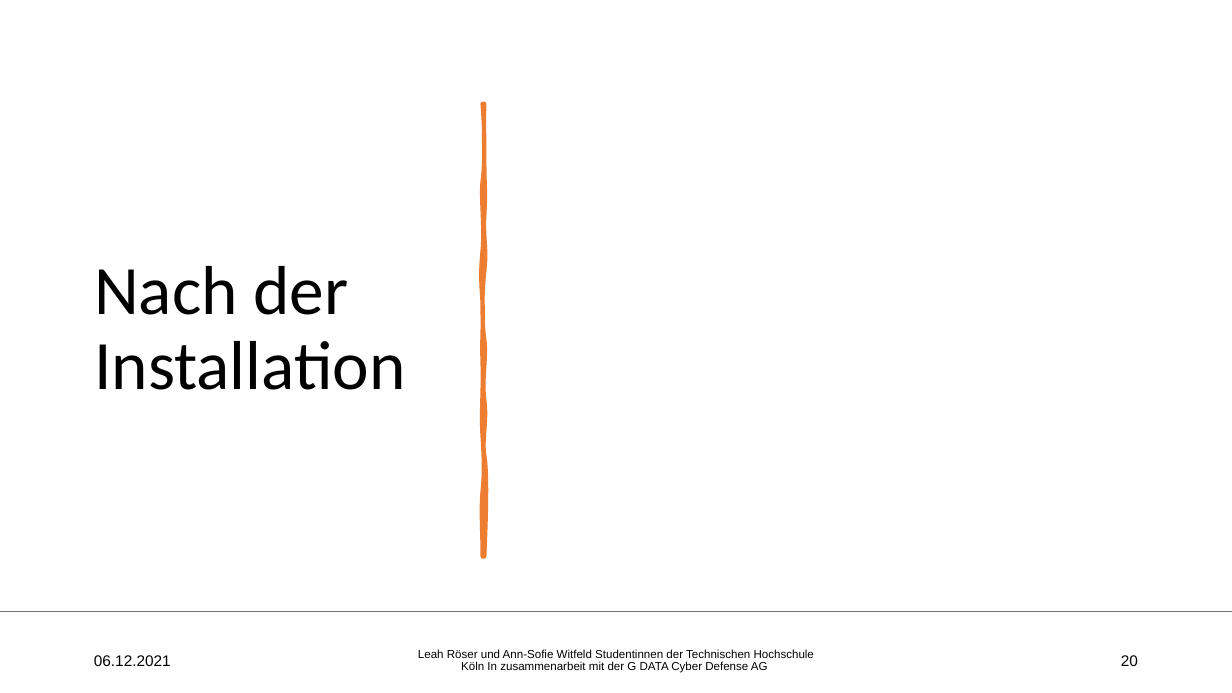
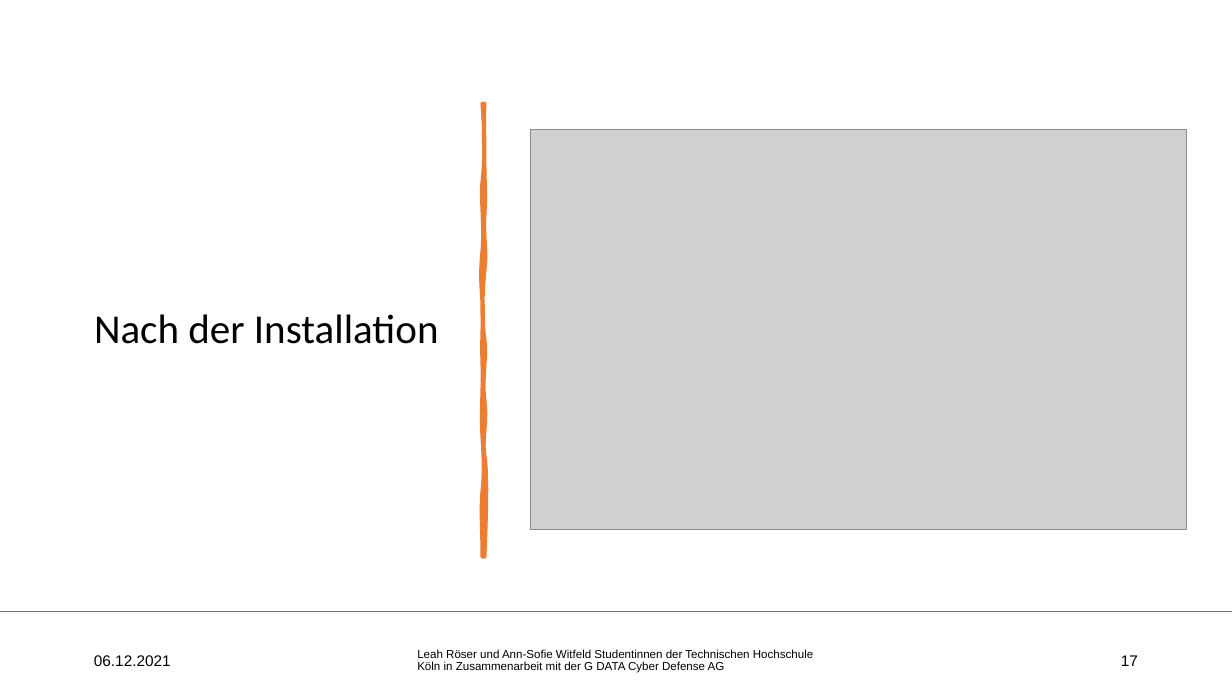
Before and after one commit to Miroeser/Praxisprojekt2021, a slide deck: slide 17 of Praesentation/Designevaluierung Schwerpunkt.pptx (slide 20 before the commit). Drawn at 1232x693 pixels with LibreOffice and Linux fonts; fonts in the diff are those of the drawing; grey boxes stand for pictures; background and template pictures are left out. Boxes give left, top, right and bottom in pixels: in the first picture for what was removed or moved away, otherwise in the second. Text is boxed around its words. In the diff, an @@ line names an element or a change of style, - is before the commit and + after.

```diff
--- a/Praesentation/Designevaluierung Schwerpunkt.pptx
+++ b/Praesentation/Designevaluierung Schwerpunkt.pptx
@@ title "Nach der Installation" at (x1=94, y1=314, x2=439, y2=344): size 54 to 32 pt; alignment left to centre @@
@@ picture added at (x1=531, y1=130, x2=1187, y2=531) @@
@@ text at (x1=417, y1=649, x2=813, y2=673): text changed @@
-Leah Röser und Ann-Sofie Witfeld Studentinnen der Technischen Hochschule Köln In zusammenarbeit mit der G DATA Cyber Defense AG
+Leah Röser und Ann-Sofie Witfeld Studentinnen der Technischen Hochschule Köln in Zusammenarbeit mit der G DATA Cyber Defense AG
@@ page number at (x1=1121, y1=655, x2=1138, y2=666): text changed @@
-20
+17
```
Also in this commit, not shown: 18 other slides changed, 7 slides added, 2 other files.
